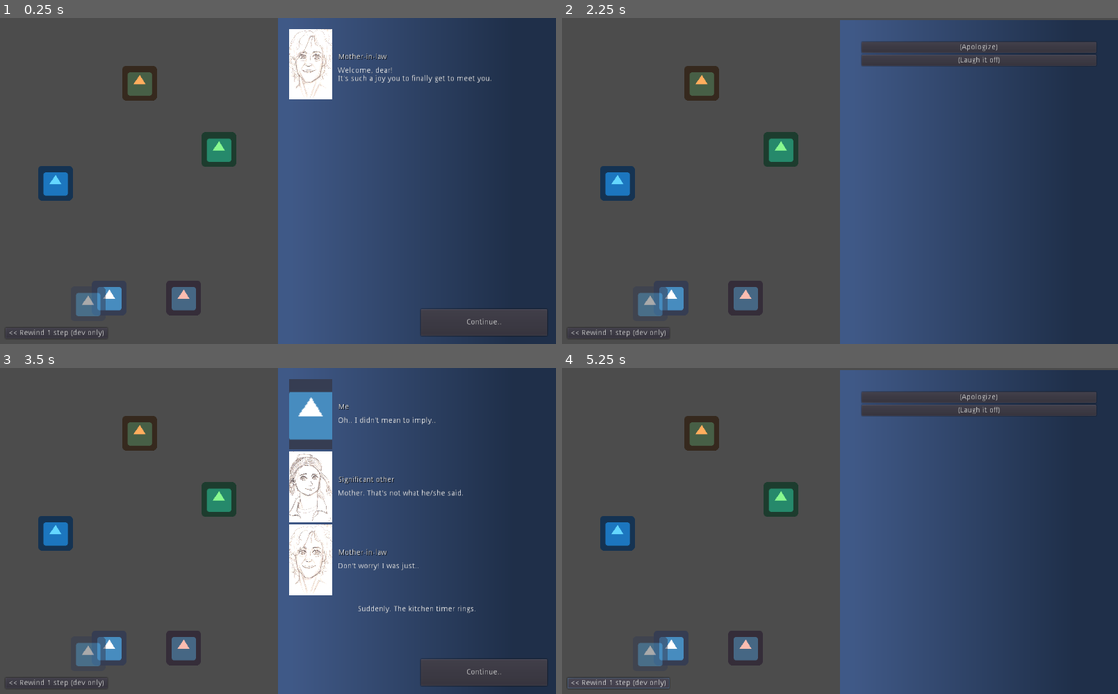
Above: before the commit, frames 1-4 (two rows, left to right).
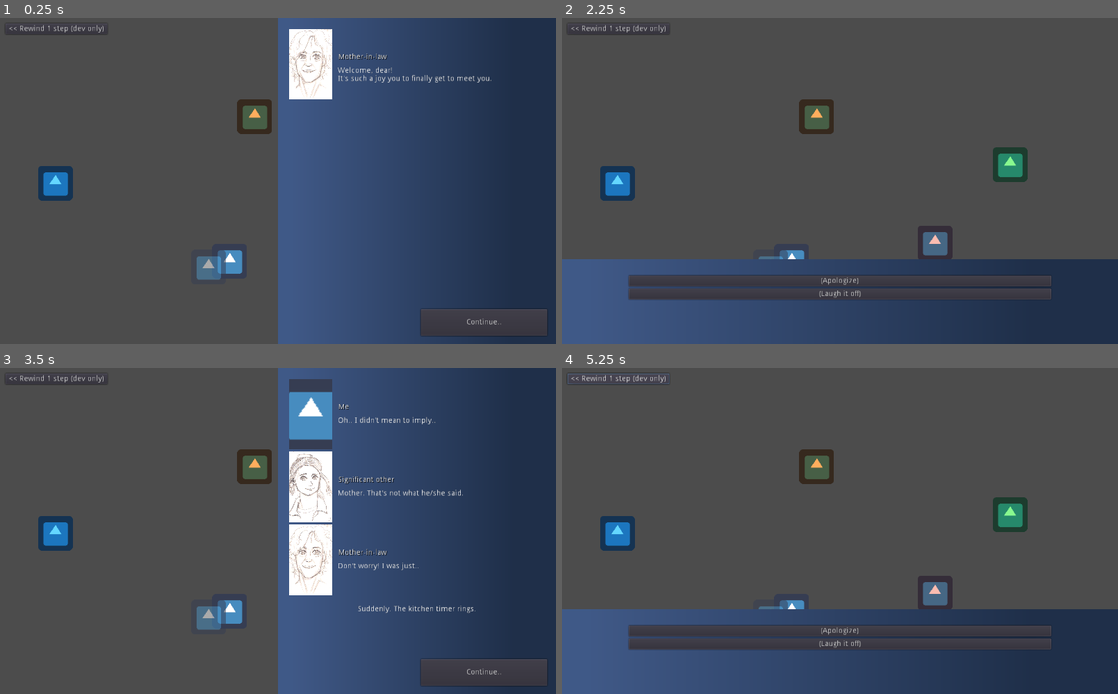
Above: after the commit, the same moments.

Repository: jordgubben/gw24-fam-andersson
Game: Godot game, scene res://FamilyDinner.tscn
Two runs of this game, one before a commit and one after it. Both use one fixed random seed, a clock stepped at 60 frames per second and the inputs below. The engine's default icon, where the game draws it, is replaced by a stand-in: a white triangle on a blue panel in a dark square.
Inputs:
- Up to frame 1 (0.25 s): no input
- Up to frame 2 (2.25 s): click "Continue.." at 0.5 s; click "It's great to finally meet my…" at 1.25 s; click "Continue.." at 2 s
- Up to frame 3 (3.5 s): click "(Apologize)" at 2.75 s
- Up to frame 4 (5.25 s): click "<< Rewind 1 step (dev only)" at 3.5 s; click "(Laugh it off)" at 4.25 s; click "<< Rewind 1 step (dev only)" at 5 s

The runs differ from the first frame. In frame 1, 3.5% of the frame differs, in the area x 0-49%, y 1-99%; in frame 2, 52%; in frame 3, 3.5%; in frame 4, 52%, in the area x 0-100%, y 0-100%.

Commit message:
Move options panel to the bottom of the screen

Diff:
--- a/FamilyDinner.gd
+++ b/FamilyDinner.gd
@@ -107,9 +107,9 @@
 	# Set gender expression of SO at random
 	randomize()
 	if randi() % 2 == 0:
-		$dining_room_occupants/significant_other.speaker_portrait = load("res://people/so_f_port.png")
+		$dining_room/occupants/significant_other.speaker_portrait = load("res://people/so_f_port.png")
 	else:
-		$dining_room_occupants/significant_other.speaker_portrait = load("res://people/so_m_port.png")
+		$dining_room/occupants/significant_other.speaker_portrait = load("res://people/so_m_port.png")
 
 	# Prep. conversation
 	$conversation.segments_db = conversations_segments
--- a/FamilyDinner.tscn
+++ b/FamilyDinner.tscn
@@ -14,66 +14,6 @@
 [node name="FamilyDinner" type="Node2D"]
 script = ExtResource( 1 )
 
-[node name="conversation" type="Node" parent="."]
-script = ExtResource( 10 )
-participants_path = NodePath("../dining_room_occupants")
-
-[node name="dining_room_occupants" type="Node" parent="."]
-
-[node name="mother-in-law" type="Sprite" parent="dining_room_occupants"]
-modulate = Color( 0.392157, 0.843137, 1, 1 )
-position = Vector2( 102, 304 )
-texture = ExtResource( 4 )
-script = ExtResource( 5 )
-speaker_name = "Mother-in-law"
-speaker_portrait = ExtResource( 6 )
-
-[node name="sister-in-law" type="Sprite" parent="dining_room_occupants"]
-modulate = Color( 0.533333, 0.976471, 0.560784, 1 )
-position = Vector2( 403, 242 )
-texture = ExtResource( 4 )
-script = ExtResource( 5 )
-speaker_name = "Sister-in-law"
-speaker_portrait = ExtResource( 7 )
-
-[node name="brother-in-law" type="Sprite" parent="dining_room_occupants"]
-modulate = Color( 0.533333, 0.603922, 0.976471, 1 )
-position = Vector2( 431.705, -61.456 )
-texture = ExtResource( 4 )
-script = ExtResource( 5 )
-speaker_name = "Sister-in-law"
-speaker_portrait = ExtResource( 9 )
-
-[node name="significant_other" type="Sprite" parent="dining_room_occupants"]
-modulate = Color( 0.984314, 0.737255, 0.690196, 1 )
-position = Vector2( 338, 515 )
-texture = ExtResource( 4 )
-script = ExtResource( 5 )
-speaker_name = "Significant other"
-
-[node name="father-in-law" type="Sprite" parent="dining_room_occupants"]
-modulate = Color( 1, 0.678431, 0.364706, 1 )
-position = Vector2( 257, 120 )
-texture = ExtResource( 4 )
-script = ExtResource( 5 )
-speaker_name = "Father in law"
-speaker_portrait = ExtResource( 8 )
-
-[node name="me" type="Sprite" parent="dining_room_occupants"]
-position = Vector2( 201, 515 )
-texture = ExtResource( 4 )
-script = ExtResource( 5 )
-speaker_name = "Me"
-speaker_portrait = ExtResource( 4 )
-
-[node name="inner_voice" type="Sprite" parent="dining_room_occupants"]
-modulate = Color( 1, 1, 1, 0.52549 )
-position = Vector2( 162, 526 )
-texture = ExtResource( 4 )
-script = ExtResource( 5 )
-speaker_name = "My inner voice"
-speaker_portrait = ExtResource( 4 )
-
 [node name="ui" type="Control" parent="."]
 anchor_right = 1.0
 anchor_bottom = 1.0
@@ -88,14 +28,12 @@
 visible = false
 
 [node name="options" parent="ui" instance=ExtResource( 2 )]
-margin_top = 3.85535
-margin_bottom = 3.85535
+margin_top = -156.0
+margin_bottom = 4.0
 
 [node name="MarginContainer" type="MarginContainer" parent="ui"]
-anchor_top = 1.0
-anchor_bottom = 1.0
-margin_top = -40.0
 margin_right = 208.0
+margin_bottom = 40.0
 custom_constants/margin_right = 10
 custom_constants/margin_top = 10
 custom_constants/margin_left = 10
@@ -113,6 +51,69 @@
 __meta__ = {
 "_edit_use_anchors_": false
 }
+
+[node name="conversation" type="Node" parent="."]
+script = ExtResource( 10 )
+participants_path = NodePath("../dining_room/occupants")
+
+[node name="dining_room" type="CanvasLayer" parent="."]
+layer = -1
+
+[node name="occupants" type="Node" parent="dining_room"]
+
+[node name="mother-in-law" type="Sprite" parent="dining_room/occupants"]
+modulate = Color( 0.392157, 0.843137, 1, 1 )
+position = Vector2( 102, 304 )
+texture = ExtResource( 4 )
+script = ExtResource( 5 )
+speaker_name = "Mother-in-law"
+speaker_portrait = ExtResource( 6 )
+
+[node name="sister-in-law" type="Sprite" parent="dining_room/occupants"]
+modulate = Color( 0.533333, 0.976471, 0.560784, 1 )
+position = Vector2( 825.215, 269.751 )
+texture = ExtResource( 4 )
+script = ExtResource( 5 )
+speaker_name = "Sister-in-law"
+speaker_portrait = ExtResource( 7 )
+
+[node name="brother-in-law" type="Sprite" parent="dining_room/occupants"]
+modulate = Color( 0.533333, 0.603922, 0.976471, 1 )
+position = Vector2( 1107.65, 222.003 )
+texture = ExtResource( 4 )
+script = ExtResource( 5 )
+speaker_name = "Sister-in-law"
+speaker_portrait = ExtResource( 9 )
+
+[node name="significant_other" type="Sprite" parent="dining_room/occupants"]
+modulate = Color( 0.984314, 0.737255, 0.690196, 1 )
+position = Vector2( 686.872, 413.906 )
+texture = ExtResource( 4 )
+script = ExtResource( 5 )
+speaker_name = "Significant other"
+
+[node name="father-in-law" type="Sprite" parent="dining_room/occupants"]
+modulate = Color( 1, 0.678431, 0.364706, 1 )
+position = Vector2( 469.099, 181.449 )
+texture = ExtResource( 4 )
+script = ExtResource( 5 )
+speaker_name = "Father in law"
+speaker_portrait = ExtResource( 8 )
+
+[node name="me" type="Sprite" parent="dining_room/occupants"]
+position = Vector2( 423.01, 447.604 )
+texture = ExtResource( 4 )
+script = ExtResource( 5 )
+speaker_name = "Me"
+speaker_portrait = ExtResource( 4 )
+
+[node name="inner_voice" type="Sprite" parent="dining_room/occupants"]
+modulate = Color( 1, 1, 1, 0.52549 )
+position = Vector2( 384.01, 458.604 )
+texture = ExtResource( 4 )
+script = ExtResource( 5 )
+speaker_name = "My inner voice"
+speaker_portrait = ExtResource( 4 )
 [connection signal="pressentation_completed" from="ui/narrative" to="." method="_on_narrative_pressentation_completed"]
 [connection signal="option_selected" from="ui/options" to="." method="_on_options_option_selected"]
 [connection signal="pressed" from="ui/MarginContainer/rewind_btn" to="." method="_on_rewind_btn_pressed"]
--- a/ui/OptionsPanel.tscn
+++ b/ui/OptionsPanel.tscn
@@ -4,9 +4,10 @@
 [ext_resource path="res://ui/BlueGradientTexture.tres" type="Texture" id=2]
 
 [node name="OptionsPanel" type="Control"]
-anchor_left = 0.5
+anchor_top = 1.0
 anchor_right = 1.0
 anchor_bottom = 1.0
+margin_top = -200.0
 script = ExtResource( 1 )
 __meta__ = {
 "_edit_use_anchors_": false
@@ -19,36 +20,35 @@
 expand = true
 
 [node name="margin" type="MarginContainer" parent="."]
-anchor_right = 1.0
+anchor_left = 0.12
+anchor_right = 0.88
 anchor_bottom = 1.0
-margin_left = 40.0
-margin_top = 40.0
-margin_right = -40.0
-margin_bottom = -40.0
+margin_top = 30.0
+margin_bottom = -10.0
 __meta__ = {
 "_edit_use_anchors_": false
 }
 
 [node name="vbox" type="VBoxContainer" parent="margin"]
-margin_right = 432.0
-margin_bottom = 520.0
+margin_right = 778.0
+margin_bottom = 160.0
 
 [node name="Button_1" type="Button" parent="margin/vbox"]
-margin_right = 432.0
+margin_right = 778.0
 margin_bottom = 20.0
 custom_constants/hseparation = 10
 text = "Do thing"
 
 [node name="Button_2" type="Button" parent="margin/vbox"]
 margin_top = 24.0
-margin_right = 432.0
+margin_right = 778.0
 margin_bottom = 44.0
 custom_constants/hseparation = 10
 text = "Do thing"
 
 [node name="Button_3" type="Button" parent="margin/vbox"]
 margin_top = 48.0
-margin_right = 432.0
+margin_right = 778.0
 margin_bottom = 68.0
 custom_constants/hseparation = 10
 text = "Do thing"
